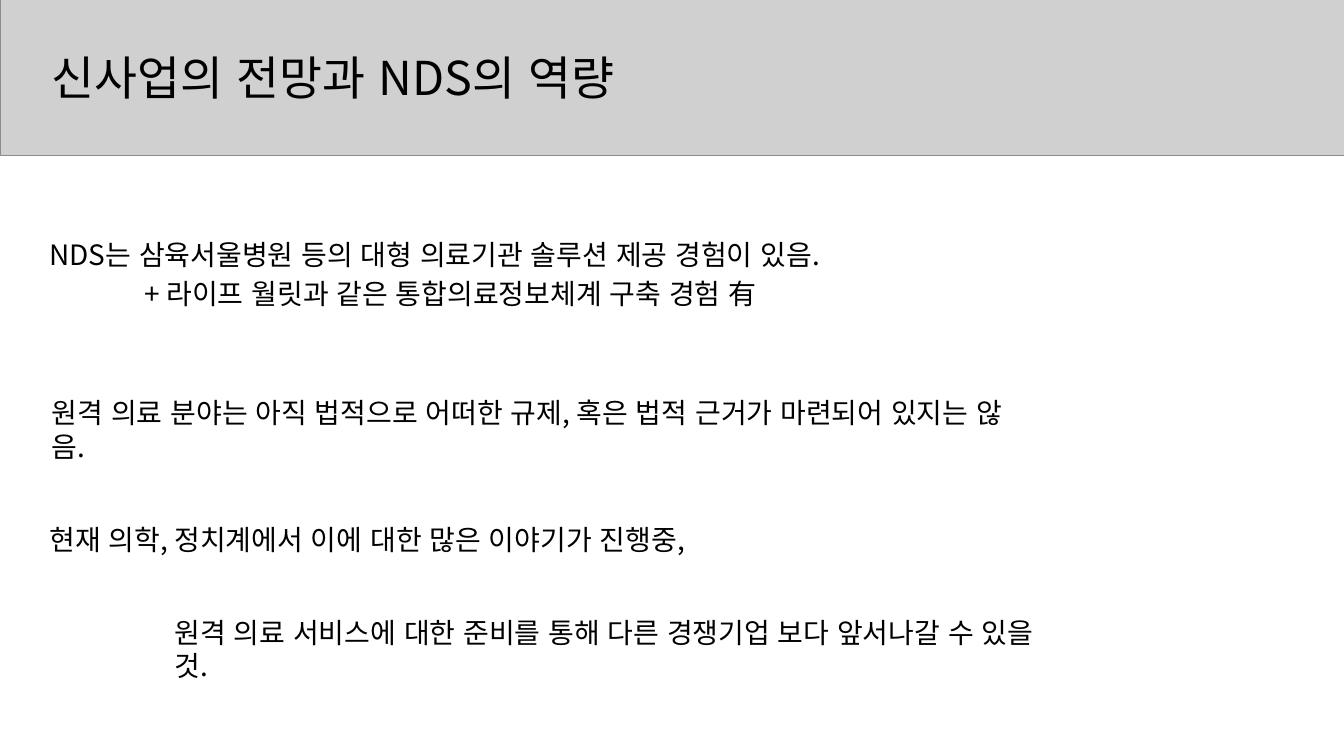
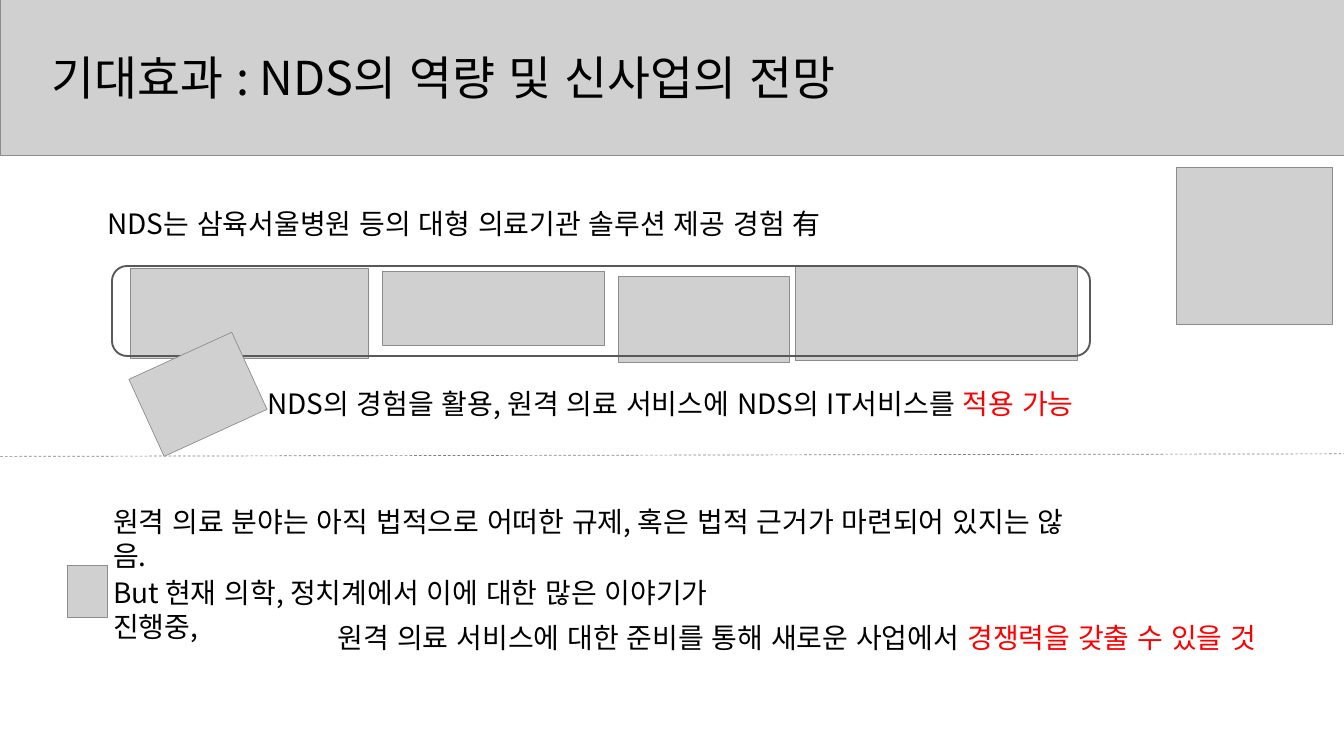
Before and after one commit to zdlghtjdz/codingtest, a slide deck: slide 4 of 공채관련_자료/농심 NDS/NDS 임원 면접 초안2.pptx. Drawn at 1344x756 pixels with LibreOffice and Linux fonts; fonts in the diff are those of the drawing; grey boxes stand for pictures. Boxes give left, top, right and bottom in pixels: in the first picture for what was removed or moved away, otherwise in the second. Text is boxed around its words. In the diff, an @@ line names an element or a change of style, - is before the commit and + after.

```diff
--- a/공채관련_자료/농심 NDS/NDS 임원 면접 초안2.pptx
+++ b/공채관련_자료/농심 NDS/NDS 임원 면접 초안2.pptx
@@ text at <box>51,56,835,99</box>: text changed @@
-신사업의 전망과 NDS의 역량
+기대효과 : NDS의 역량 및 신사업의 전망
@@ picture added at <box>1176,167,1333,324</box> @@
@@ text at <box>107,210,821,237</box>: text changed @@
-NDS는 삼육서울병원 등의 대형 의료기관 솔루션 제공 경험이 있음.
+NDS는 삼육서울병원 등의 대형 의료기관 솔루션 제공 경험 有
@@ group added at <box>112,266,1090,362</box>: 4 pictures, 1 rounded rectangle @@
@@ text removed at <box>166,280,756,307</box> @@
-+ 라이프 월릿과 같은 통합의료정보체계 구축 경험 有
@@ picture added at <box>129,332,267,456</box> @@
@@ text added at <box>267,390,1074,419</box>, 30 pt, text #000000 @@
+NDS의 경험을 활용, 원격 의료 서비스에 NDS의 IT서비스를 적용 가능
@@ line added from (0, 456) to (1344, 454), #808080 0.75 pt dashed @@
@@ text "원격 의료 분야는 아직 법적으로 ...": place and size @@
-text "원격 의료 분야는 아직 법적으로 ..." at <box>52,399,1002,428</box>
+text "원격 의료 분야는 아직 법적으로 ..." at <box>113,508,1064,537</box>
@@ picture added at <box>67,565,107,617</box> @@
@@ text at <box>113,579,708,642</box>: text changed @@
-현재 의학, 정치계에서 이에 대한 많은 이야기가 진행중,
+But 현재 의학, 정치계에서 이에 대한 많은 이야기가 진행중,
@@ text at <box>338,624,1256,651</box>: text changed @@
-원격 의료 서비스에 대한 준비를 통해 다른 경쟁기업 보다 앞서나갈 수 있을 것.
+원격 의료 서비스에 대한 준비를 통해 새로운 사업에서 경쟁력을 갖출 수 있을 것
```
Also in this commit, not shown: 2 other slides changed.
